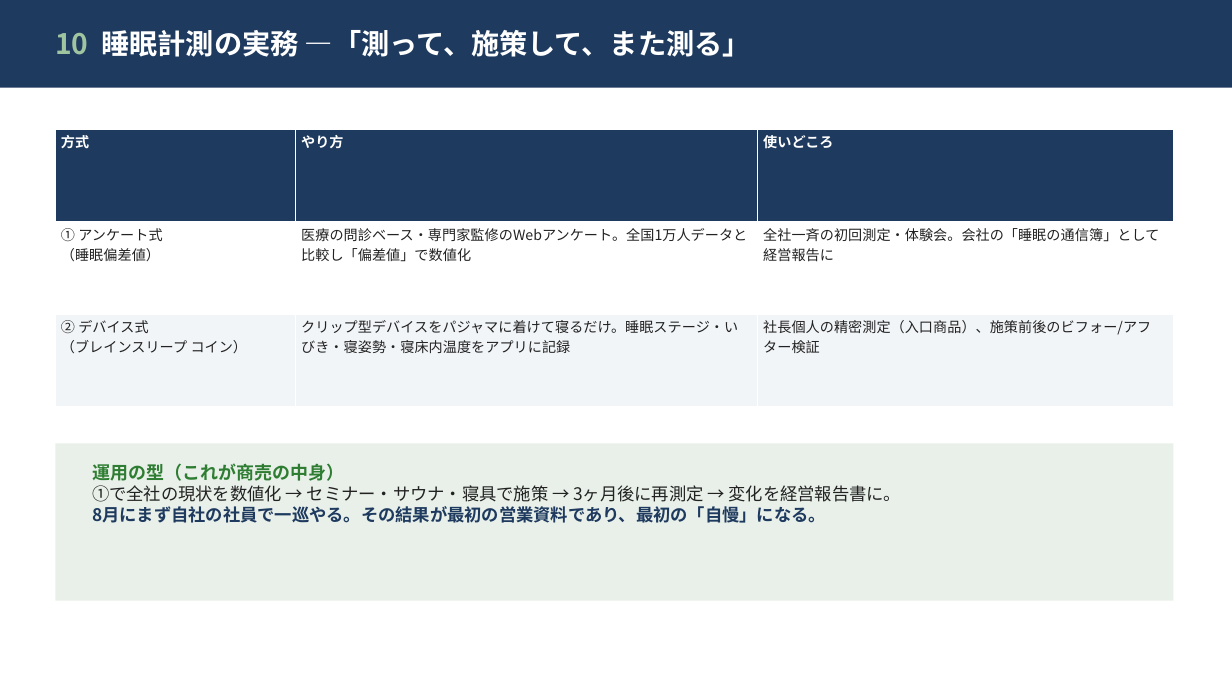
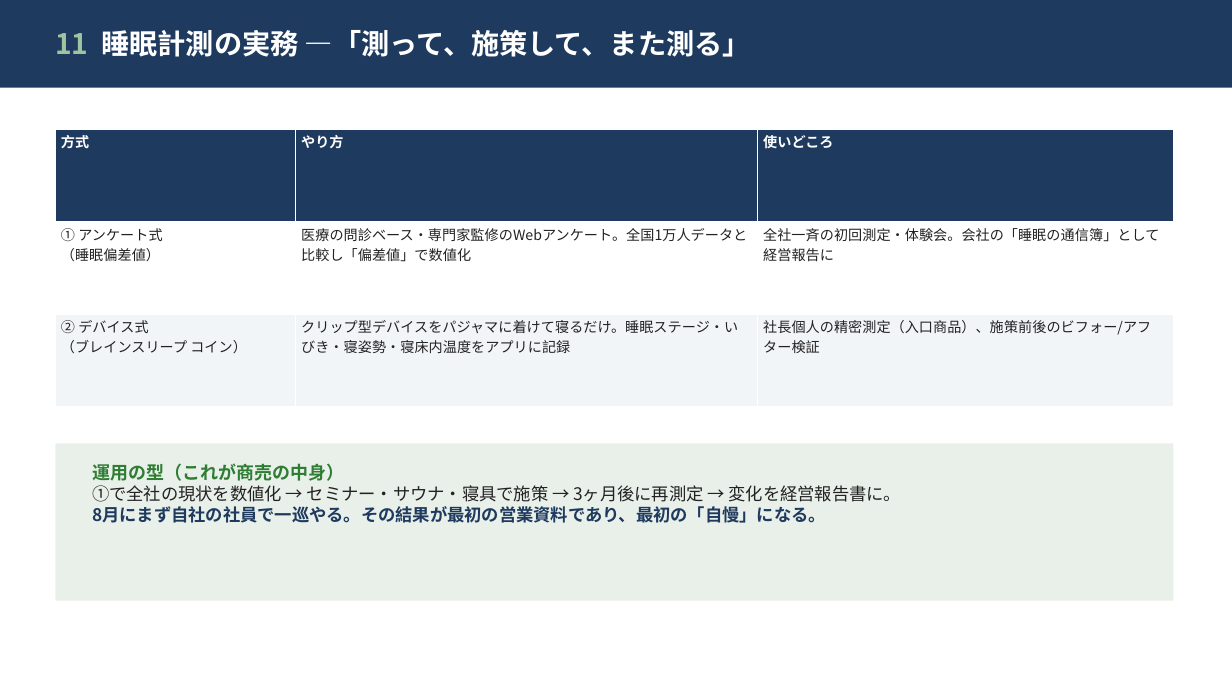
Before and after one commit to hiroaki-hab/test-repo-my-first-codex-smart-support-dev, a slide deck: slide 12 of wellness-business-plan/slides/ウェルネス事業計画_最終版v4_スライド.pptx (slide 11 before the commit). Drawn at 1232x693 pixels with LibreOffice and Linux fonts; fonts in the diff are those of the drawing. Boxes give left, top, right and bottom in pixels: in the first picture for what was removed or moved away, otherwise in the second. Text is boxed around its words. In the diff, an @@ line names an element or a change of style, - is before the commit and + after.

```diff
--- a/wellness-business-plan/slides/ウェルネス事業計画_最終版v4_スライド.pptx
+++ b/wellness-business-plan/slides/ウェルネス事業計画_最終版v4_スライド.pptx
@@ text at (55, 30, 751, 57): text changed @@
-10 睡眠計測の実務 ―「測って、施策して、また測る」
+11 睡眠計測の実務 ―「測って、施策して、また測る」
```
Also in this commit, not shown: 12 other slides changed, 1 slide added.
